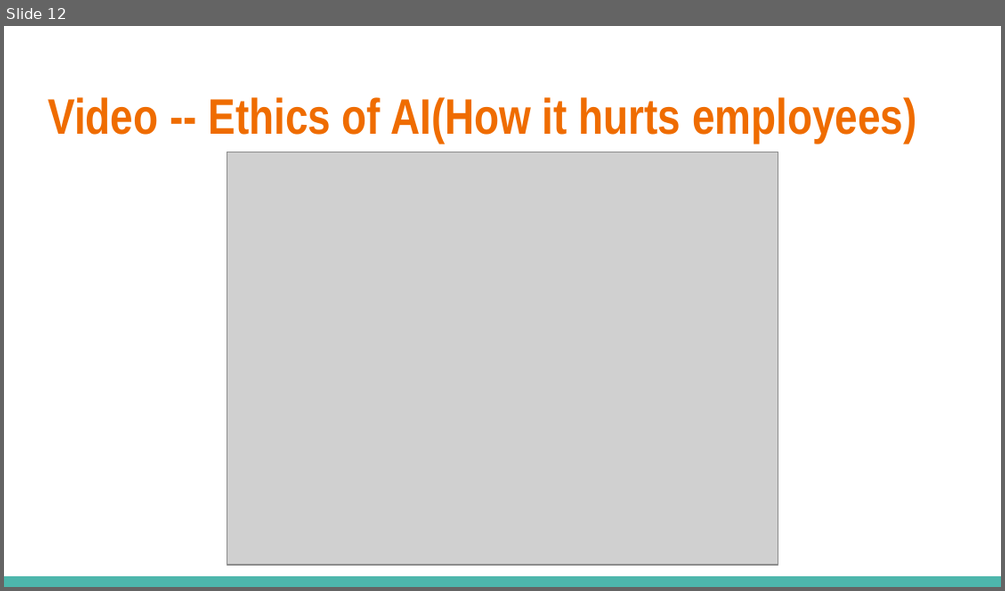
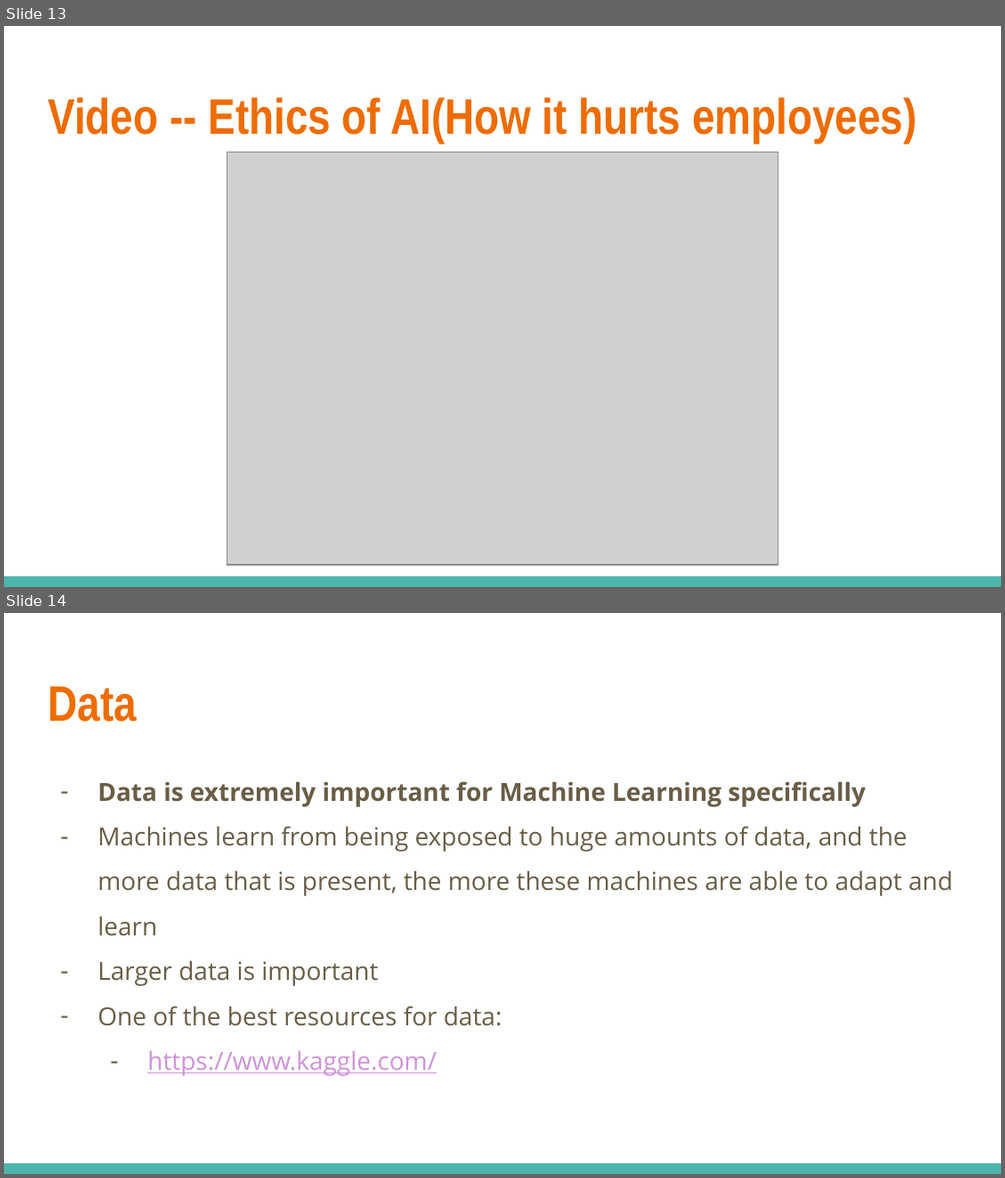
Before and after one commit to Intro-Course-AI-ML/LessonMaterials, a slide deck: 1_AI Course Presentation.pptx. Shown one above the other, each under a label of ours: slide 12 before the commit, slides 13 and 14 after it. The pictures are 1005x591 and 1005x1178 pixels, drawn with LibreOffice and Linux fonts; fonts in the diff are those of the drawing; grey boxes stand for pictures. Boxes give left, top, right and bottom in pixels: in the first picture for what was removed or moved away, otherwise in the second. Text is boxed around its words. In the diff, an @@ line names an element or a change of style, - is before the commit and + after.

```diff
--- a/1_AI Course Presentation.pptx
+++ b/1_AI Course Presentation.pptx
@@ slide 14 added at [4, 613, 1001, 1174], background #FFFFFF; not listed: 1 template element that a slide beside it also shows @@
@@ title added at [48, 686, 136, 722], 36 pt, text #EF6C00, bold @@
+Data
@@ text added at [97, 781, 953, 1076], 18 pt, text #695D46 @@
+– Data is extremely important for Machine Learning specifically
+– Machines learn from being exposed to huge amounts of data, and the more data that is present, the more these machines are able to adapt and learn
+– Larger data is important
+– One of the best resources for data:
+  – https://www.kaggle.com/
@@ what was slide 12 is now slide 13 @@
```
Also in this commit, not shown: 12 slides changed, 4 other slides added, 2 slides removed, 1 other file.
